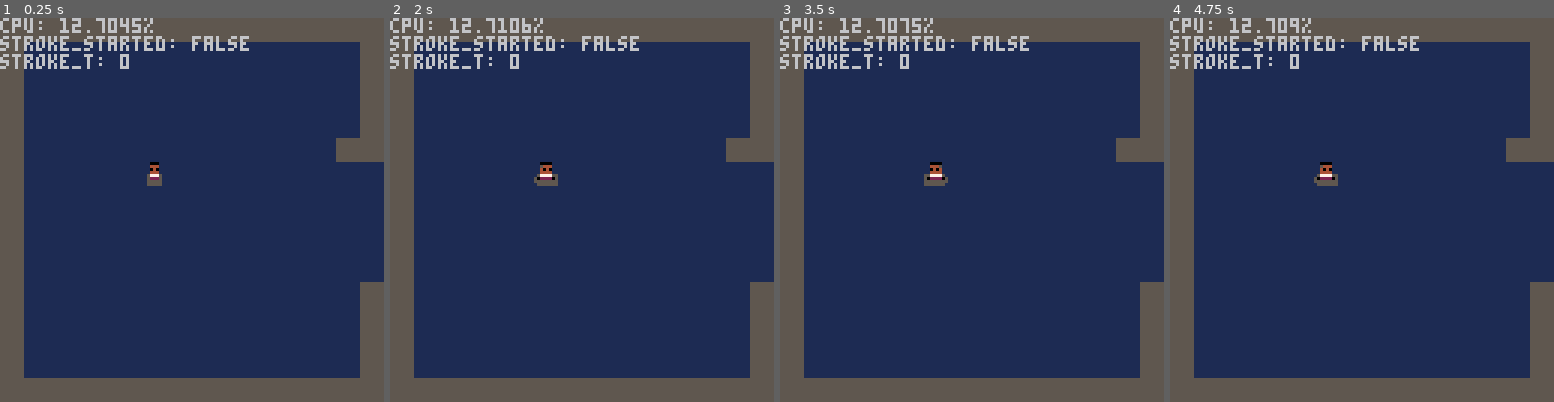
Above: before the commit, frames 1-4 (left to right).
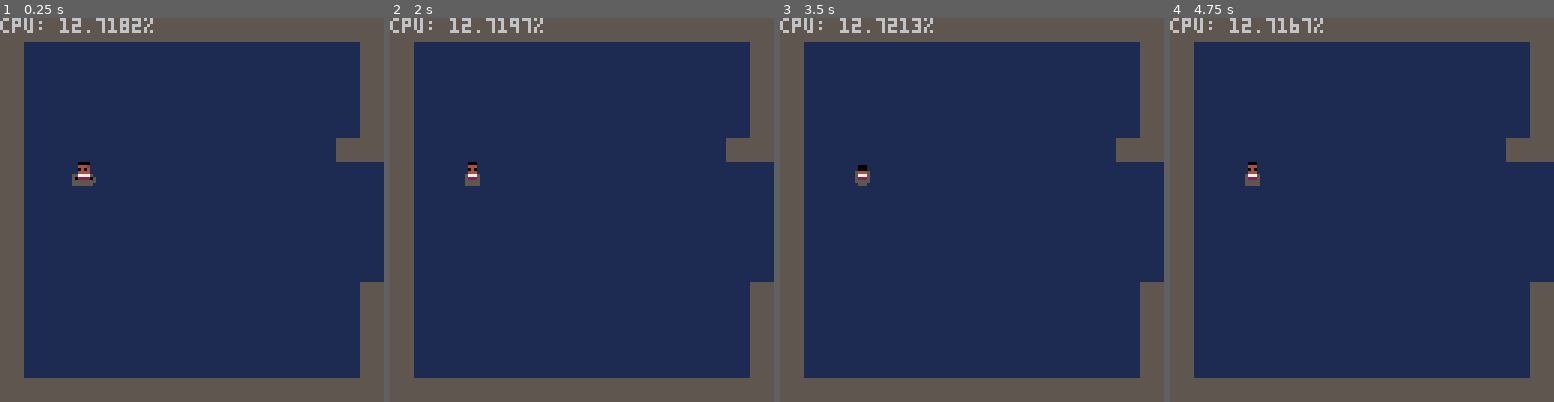
Above: after the commit, the same moments.

Repository: frojo/pico8
Game: PICO-8 cartridge carts/adventure.p8
Same seed, same stepped clock (60 frames per second), same inputs: the game is played once before the commit and once after it.
Inputs:
- Up to frame 1 (0.25 s): no input
- Up to frame 2 (2 s): tap O (Z key) at 0.33, 0.7, 1.43 s; tap X (X key) at 1.07 s; hold Left from 1.97 s (still down)
- Up to frame 3 (3.5 s): tap X (X key) every 0.33 s from 2.07 to 3.4 s; tap O (Z key) at 2.22, 3.1 s; release Left at 2.37 s; hold Down 2.42-2.82 s; hold Right from 2.87 s (still down)
- Up to frame 4 (4.75 s): release Right at 3.53 s; hold Up 3.58-4.08 s; tap X (X key) every 0.33 s from 3.73 to 4.73 s; tap O (Z key) at 3.98 s; hold Right 4.13-4.53 s; hold Down from 4.58 s (still down)

The runs differ from the first frame. In frame 1, 2.1% of the frame differs, in the area x 0-65%, y 0-44%; in frame 2, 2.1%; in frame 3, 2.1%; in frame 4, 2.2%.

Commit message:
basic wake particles emision. looks like crap but woo

Diff:
--- a/carts/adventure.p8
+++ b/carts/adventure.p8
@@ -44,6 +44,8 @@
 	-- each element is info for one possible rowing direction
 	oar_anim = init_oar_anim()
 
+	-- wake particles to be animated
+	wake = {}
 
 	-- precalc this for use later
 	k_invsqrt2 = 1 / sqrt(2)
@@ -72,6 +74,8 @@
 
 	-- draw screen
 	map(screen*16, screen*16, 0, 0, 16, 16)
+
+	draw_wake()
 
 	-- draw players
 	for player in all(players) do
@@ -85,8 +89,8 @@
 		print("cpu: "..tostr(stat(1)*100).."%")
 		-- print("player state: "..tostr(players[1].state))
 		-- print("player dir: "..tostr(players[1].dir))
-		print("stroke_started: "..tostr(players[1].stroke_started))
-		print("stroke_t: "..tostr(players[1].stroke_t))
+		-- print("stroke_started: "..tostr(players[1].stroke_started))
+		-- print("stroke_t: "..tostr(players[1].stroke_t))
 		-- print("oar_anim test:"..oar_anim[1][1])
 		if debug_err then
 			print("err: "..debug_err)
@@ -106,7 +110,7 @@
 	if (num == 1) player.color = 4 -- brown
 	if (num == 2) player.color = 5 -- dark grey
 
-	player.x = 48
+	player.x = 24
 	player.y = 48
 	player.h = 8
 	player.w = 8
@@ -115,7 +119,7 @@
 	player.facing_right = true
 
 	-- north is 0, count clockwise
-	player.dir = 0
+	player.dir = 2
 
 	-- for rowing
 	player.stroke_started = false
@@ -188,10 +192,28 @@
 		end
 end
 
+-- creates a wake particle
+function init_wake(x, y)
+	local p = {}
+	p.x = x
+	p.y = y
+
+	return p
+end
+
+function emit_wake(player)
+	debug_err = "emitting particle!"
+	add(wake, init_wake(player.x, player.y))
+end
+
+function draw_wake()
+	for p in all(wake) do
+		pset(p.x, p.y, 7)
+	end
+end
+
 function update_player_rowing(player)
 	rotate_player(player)
-
-
 
 	if btn(5, player.num - 1) then
 		if player.stroke_started == false then
@@ -215,12 +237,15 @@
 		player.stroke_t = 0
 	end
 
+	if player.dx != 0 or player.dy != 0 then
+		emit_wake(player)
+	end
+
 	-- todo: unify/refactor between this and the pedestrian stuff
 	player.dx -= player.dx * water_drag
 	player.dy -= player.dy * water_drag
 	player.x += player.dx
 	player.y += player.dy
-
 end
 
 function update_player(player)
